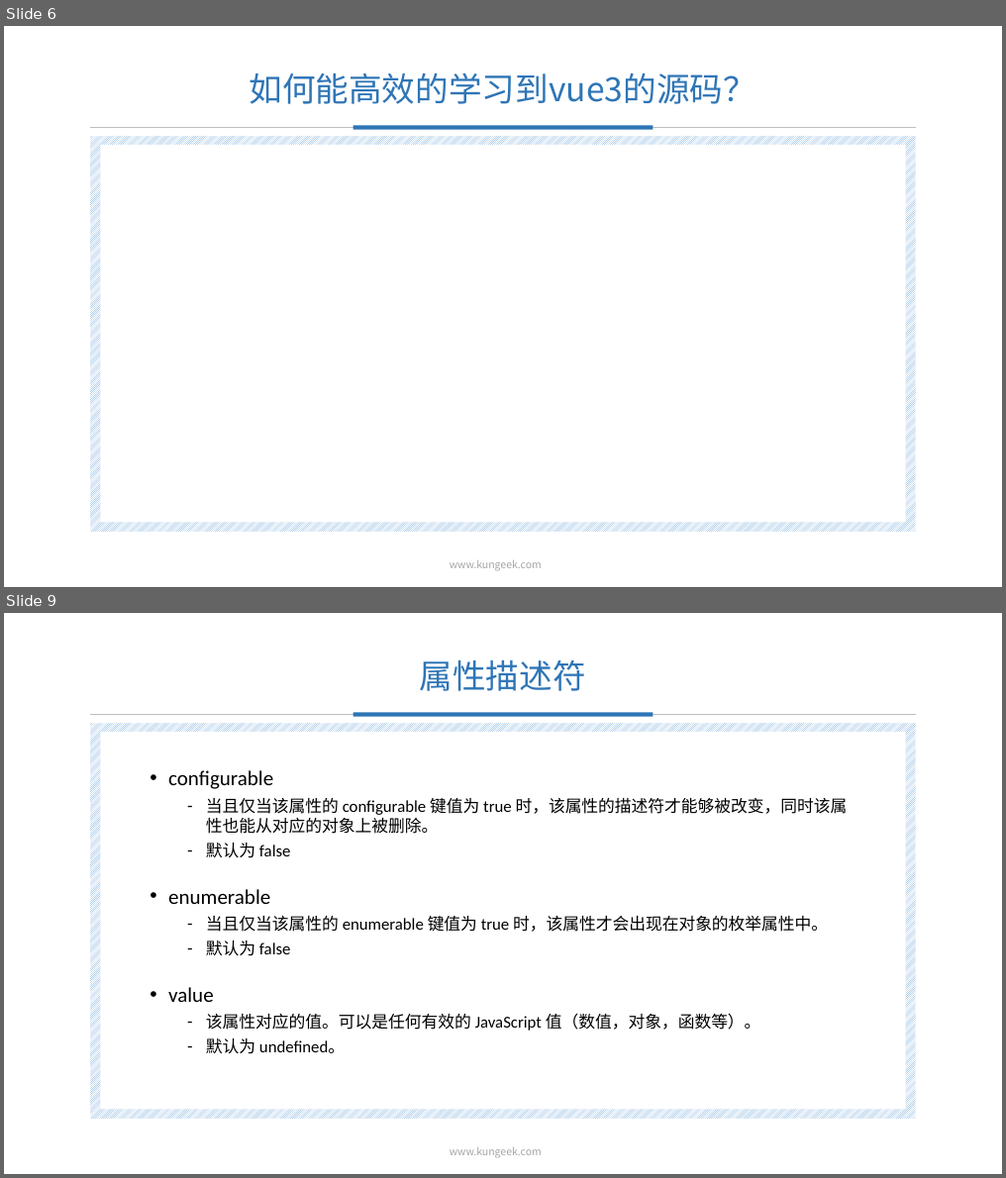
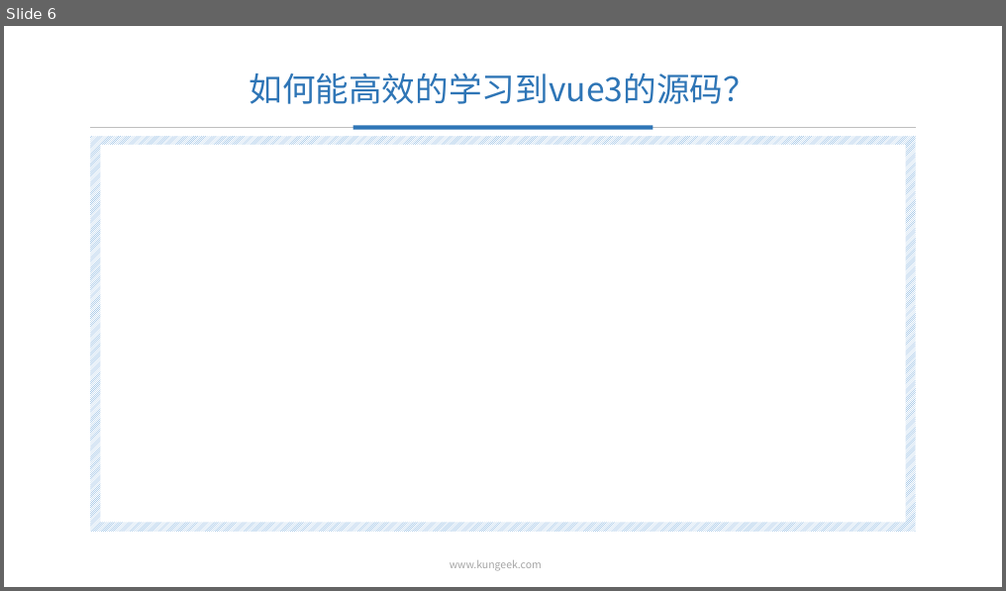
Before and after one commit to chenJinYuDo/cjy-mini-vue, a slide deck: doc/mini-vue3(vue3的最小实现).pptx. Shown one above the other, each under a label of ours: slides 6 and 9 before the commit, slide 6 after it; the slides between them are not shown. The pictures are 1006x1178 and 1006x591 pixels, drawn with LibreOffice and Linux fonts; fonts in the diff are those of the drawing; background and template pictures are left out. Boxes give left, top, right and bottom in pixels: in the first picture for what was removed or moved away, otherwise in the second. Text is boxed around its words. In the diff, an @@ line names an element or a change of style, - is before the commit and + after.

```diff
--- a/doc/mini-vue3(vue3的最小实现).pptx
+++ b/doc/mini-vue3(vue3的最小实现).pptx
@@ slide 9 removed at box(4, 613, 1002, 1174), background picture (left out); not listed: 5 template elements that a slide beside it also shows @@
@@ title removed at box(420, 660, 586, 691) @@
-属性描述符
@@ text removed at box(168, 770, 847, 1055) @@
-• configurable
-  – 当且仅当该属性的 configurable 键值为 true 时，该属性的描述符才能够被改变，同时该属性也能从对应的对象上被删除。
-  – 默认为 false
-• enumerable
-  – 当且仅当该属性的 enumerable 键值为 true 时，该属性才会出现在对象的枚举属性中。
-  – 默认为 false
-• value
-  – 该属性对应的值。可以是任何有效的 JavaScript 值（数值，对象，函数等）。
-  – 默认为 undefined。
```
Also in this commit, not shown: 2 slides changed, 11 slides added, 1 other slide removed, 2 other files.
